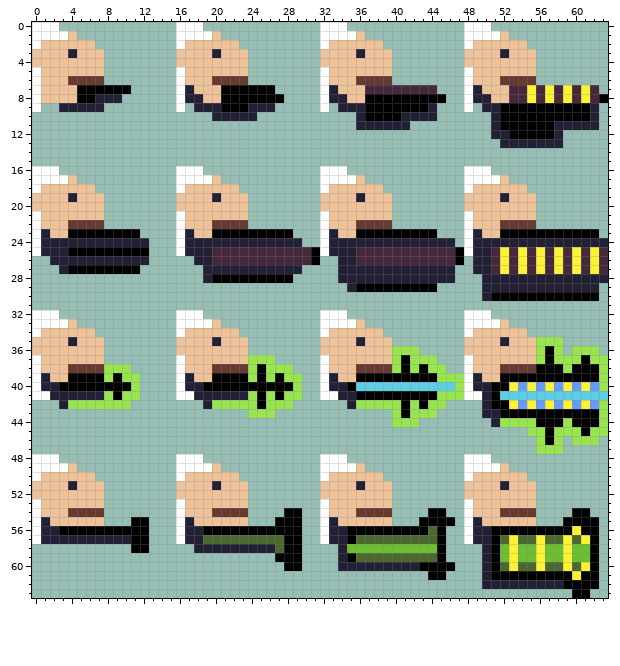
Pixel-art sprite -- assets/images/weapons.png. Above, as it was before the edit.
The file is 64x64 pixels.
The result:
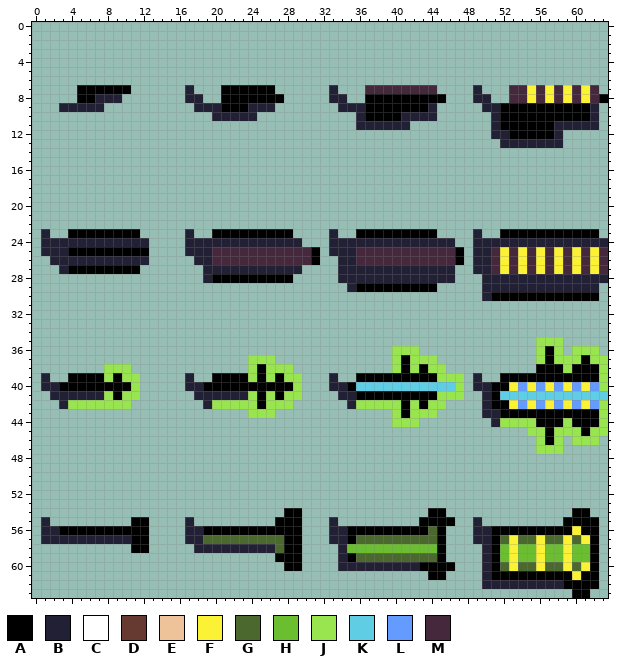
Palette (. is transparent): A #000000  B #222034  C #ffffff  D #663931  E #eec39a  F #fbf236  G #4b692f  H #6abe30  J #99e550  K #5fcde4  L #639bff  M #45283c
Difference:
Changed rows in their new state; - is an unchanged pixel.
first column x 0:
 0 ...-------------...-------------...-------------...-----
 1 .....-----------.....-----------.....-----------.....---
 2 .......---------.......---------.......---------.......-
 3 ........--------........--------........--------........
 4 ........--------........--------........--------........
 5 ........--------........--------........--------........
 6 ........--------........--------........--------........
 7 .....-----------.-...-----------.-...-----------.-...---
 8 .....-----------.--..-----------.--..-----------.--..---
 9 .---------------.---------------.---------------.-------
first column x 0:
16 ...-------------...-------------...-------------...-----
17 .....-----------.....-----------.....-----------.....---
18 .......---------.......---------.......---------.......-
19 ........--------........--------........--------........
20 ........--------........--------........--------........
21 ........--------........--------........--------........
22 ........--------........--------........--------........
23 .-..------------.-..------------.-..------------.-..----
24 .---------------.---------------.---------------.-------
25 .---------------.---------------.---------------.-------
first column x 0:
32 ...-------------...-------------...-------------...-----
33 .....-----------.....-----------.....-----------.....---
34 .......---------.......---------.......---------.......-
35 ........--------........--------........--------........
36 ........--------........--------........--------........
37 ........--------........--------........--------........
38 ........--------........--------........--------........
39 .-..------------.-..------------.-..------------.-..----
40 .---------------.---------------.---------------.-------
41 ..--------------..--------------..--------------..------
first column x 0:
48 ...-------------...-------------...-------------...-----
49 .....-----------.....-----------.....-----------.....---
50 .......---------.......---------.......---------.......-
51 ........--------........--------........--------........
52 ........--------........--------........--------........
53 ........--------........--------........--------........
54 ........--------........--------........--------........
55 .-......--------.-......--------.-......--------.-......
56 .---------------.---------------.---------------.-------
57 .---------------.---------------.---------------.-------
